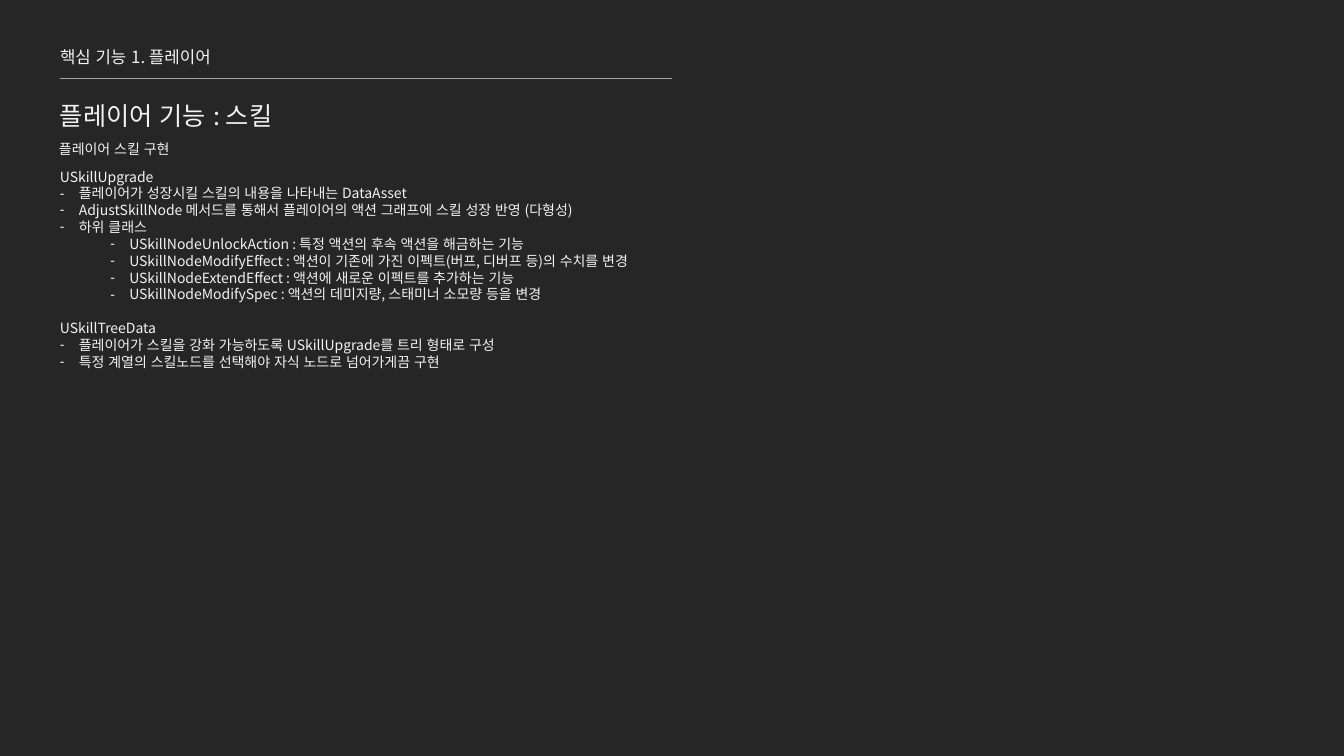
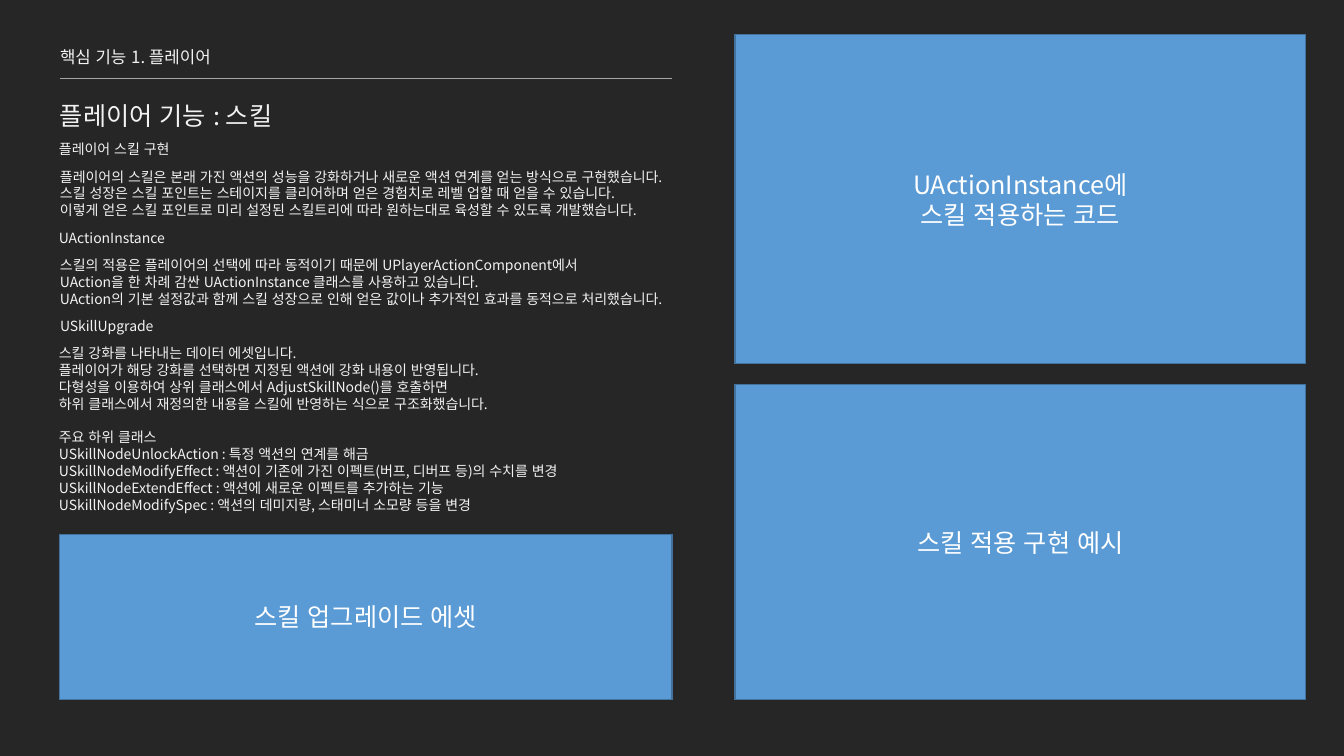
Before and after one commit to jhk0701/project-ARPGHunter, a slide deck: slide 14 of Docs/UnrealEngine_문서_김정환.pptx. Drawn at 1344x756 pixels with LibreOffice and Linux fonts; fonts in the diff are those of the drawing. Boxes give left, top, right and bottom in pixels: in the first picture for what was removed or moved away, otherwise in the second. Text is boxed around its words. In the diff, an @@ line names an element or a change of style, - is before the commit and + after.

```diff
--- a/Docs/UnrealEngine_문서_김정환.pptx
+++ b/Docs/UnrealEngine_문서_김정환.pptx
@@ rectangle added at (x1=735, y1=34, x2=1306, y2=363), fill #5B9BD5, outline #43739E 1 pt, 18 pt, text #FFFFFF @@
+UActionInstance에
+스킬 적용하는 코드
@@ text at (x1=60, y1=170, x2=663, y2=216): text changed @@
-USkillUpgrade
-– 플레이어가 성장시킬 스킬의 내용을 나타내는 DataAsset
-– AdjustSkillNode 메서드를 통해서 플레이어의 액션 그래프에 스킬 성장 반영 (다형성)
-– 하위 클래스
-  – USkillNodeUnlockAction : 특정 액션의 후속 액션을 해금하는 기능
-  – USkillNodeModifyEffect : 액션이 기존에 가진 이펙트(버프, 디버프 등)의 수치를 변경
-  – USkillNodeExtendEffect : 액션에 새로운 이펙트를 추가하는 기능
-  – USkillNodeModifySpec : 액션의 데미지량, 스태미너 소모량 등을 변경
-USkillTreeData
-– 플레이어가 스킬을 강화 가능하도록 USkillUpgrade를 트리 형태로 구성
-– 특정 계열의 스킬노드를 선택해야 자식 노드로 넘어가게끔 구현
+플레이어의 스킬은 본래 가진 액션의 성능을 강화하거나 새로운 액션 연계를 얻는 방식으로 구현했습니다.
+스킬 성장은 스킬 포인트는 스테이지를 클리어하며 얻은 경험치로 레벨 업할 때 얻을 수 있습니다.
+이렇게 얻은 스킬 포인트로 미리 설정된 스킬트리에 따라 원하는대로 육성할 수 있도록 개발했습니다.
@@ text added at (x1=59, y1=232, x2=165, y2=243), 10 pt, text #F2F2F2 @@
+UActionInstance
@@ text added at (x1=60, y1=258, x2=663, y2=305), 10 pt, text #F2F2F2 @@
+스킬의 적용은 플레이어의 선택에 따라 동적이기 때문에 UPlayerActionComponent에서
+UAction을 한 차례 감싼 UActionInstance 클래스를 사용하고 있습니다.
+UAction의 기본 설정값과 함께 스킬 성장으로 인해 얻은 값이나 추가적인 효과를 동적으로 처리했습니다.
@@ text added at (x1=60, y1=320, x2=154, y2=335), 10 pt, text #F2F2F2 @@
+USkillUpgrade
@@ text added at (x1=59, y1=346, x2=558, y2=514), 10 pt, text #F2F2F2 @@
+스킬 강화를 나타내는 데이터 에셋입니다.
+플레이어가 해당 강화를 선택하면 지정된 액션에 강화 내용이 반영됩니다.
+다형성을 이용하여 상위 클래스에서 AdjustSkillNode()를 호출하면
+하위 클래스에서 재정의한 내용을 스킬에 반영하는 식으로 구조화했습니다.
+주요 하위 클래스
+USkillNodeUnlockAction : 특정 액션의 연계를 해금
+USkillNodeModifyEffect : 액션이 기존에 가진 이펙트(버프, 디버프 등)의 수치를 변경
+USkillNodeExtendEffect : 액션에 새로운 이펙트를 추가하는 기능
+USkillNodeModifySpec : 액션의 데미지량, 스태미너 소모량 등을 변경
@@ rectangle added at (x1=735, y1=385, x2=1306, y2=700), fill #5B9BD5, outline #43739E 1 pt, 18 pt, text #FFFFFF @@
+스킬 적용 구현 예시
@@ rectangle added at (x1=59, y1=534, x2=673, y2=700), fill #5B9BD5, outline #43739E 1 pt, 18 pt, text #FFFFFF @@
+스킬 업그레이드 에셋
```
Also in this commit, not shown: 5 other slides changed, 1 slide added, 2 other files.
